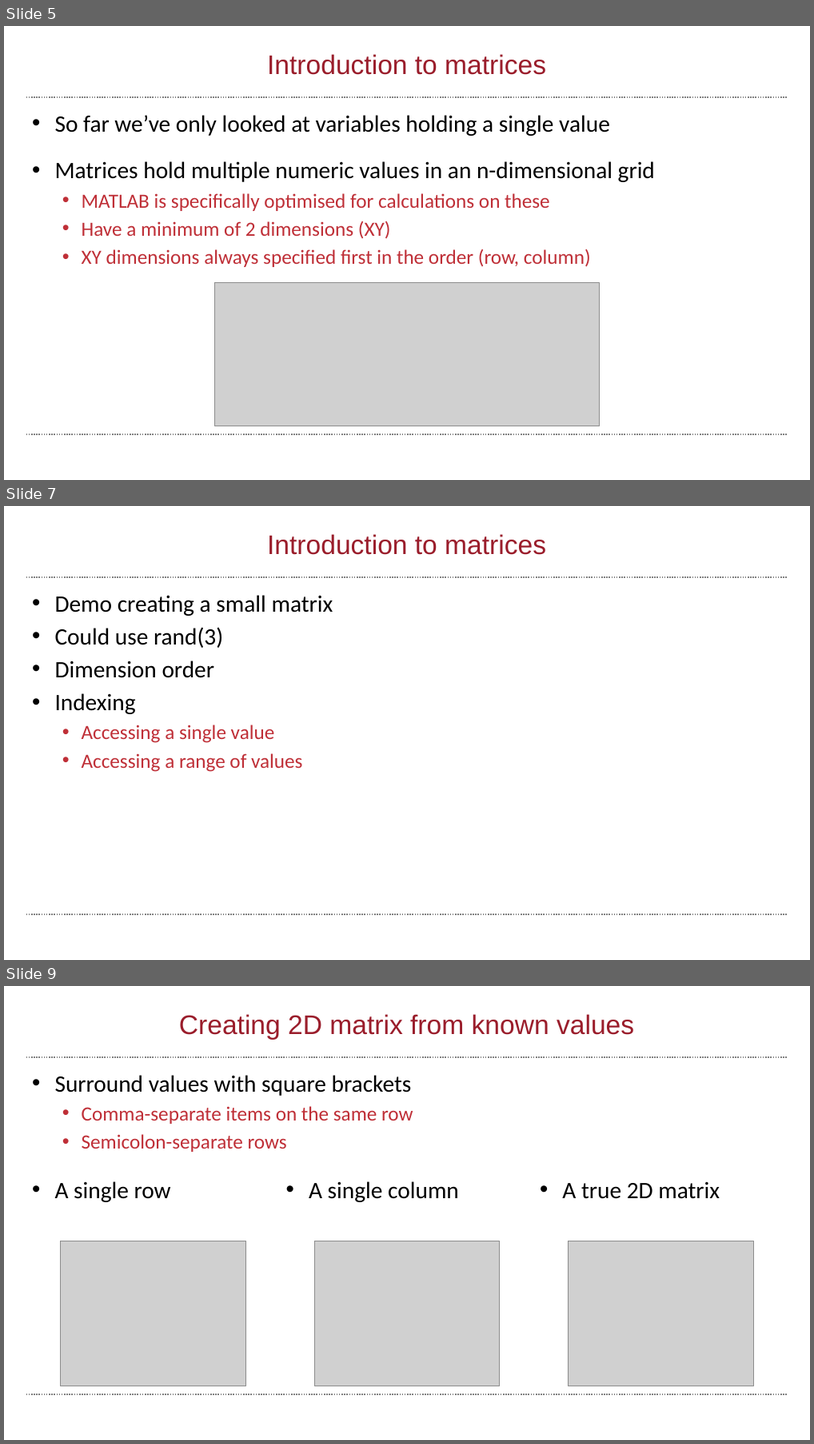
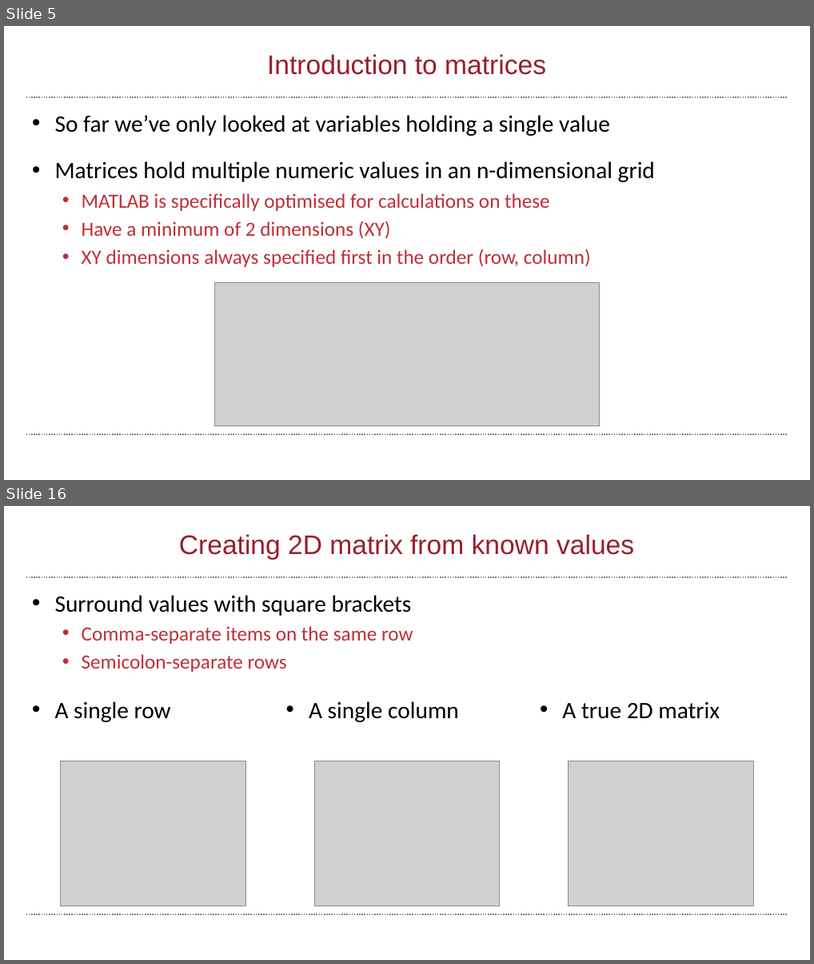
Before and after one commit to wbif-bristol/MATLAB-course, a slide deck: Session 2 - Matrices and image processing/MATLAB Session 2.pptx. Shown one above the other, each under a label of ours: slides 5, 7 and 9 before the commit, slides 5 and 16 after it; the slides between them are not shown. The pictures are 814x1444 and 814x964 pixels, drawn with LibreOffice and Linux fonts; fonts in the diff are those of the drawing; grey boxes stand for pictures; background and template pictures are left out. Boxes give left, top, right and bottom in pixels: in the first picture for what was removed or moved away, otherwise in the second. Text is boxed around its words. In the diff, an @@ line names an element or a change of style, - is before the commit and + after.

Commit message:
Added indexing to Session 2

```diff
--- a/Session 2 - Matrices and image processing/MATLAB Session 2.pptx
+++ b/Session 2 - Matrices and image processing/MATLAB Session 2.pptx
@@ slide 7 removed at box(4, 506, 810, 960), background #FFFFFF; not listed: 2 template elements that a slide beside it also shows @@
@@ title removed at box(267, 534, 546, 555) @@
-Introduction to matrices
@@ text removed at box(55, 595, 334, 772) @@
-• Demo creating a small matrix
-• Could use rand(3)
-• Dimension order
-• Indexing
-  • Accessing a single value
-  • Accessing a range of values
@@ what was slide 9 is now slide 16 @@
```
Also in this commit, not shown: 1 slide changed, 10 slides added, 1 other slide removed.
